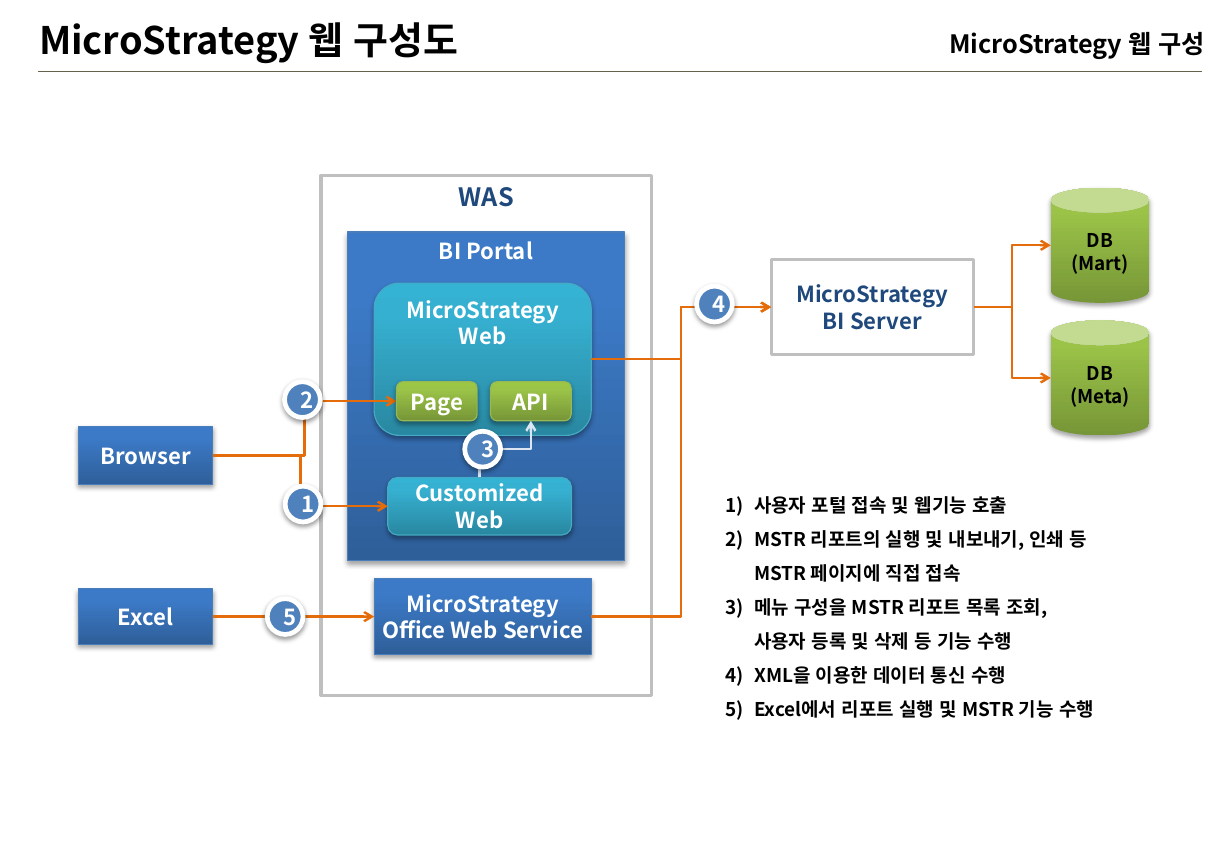
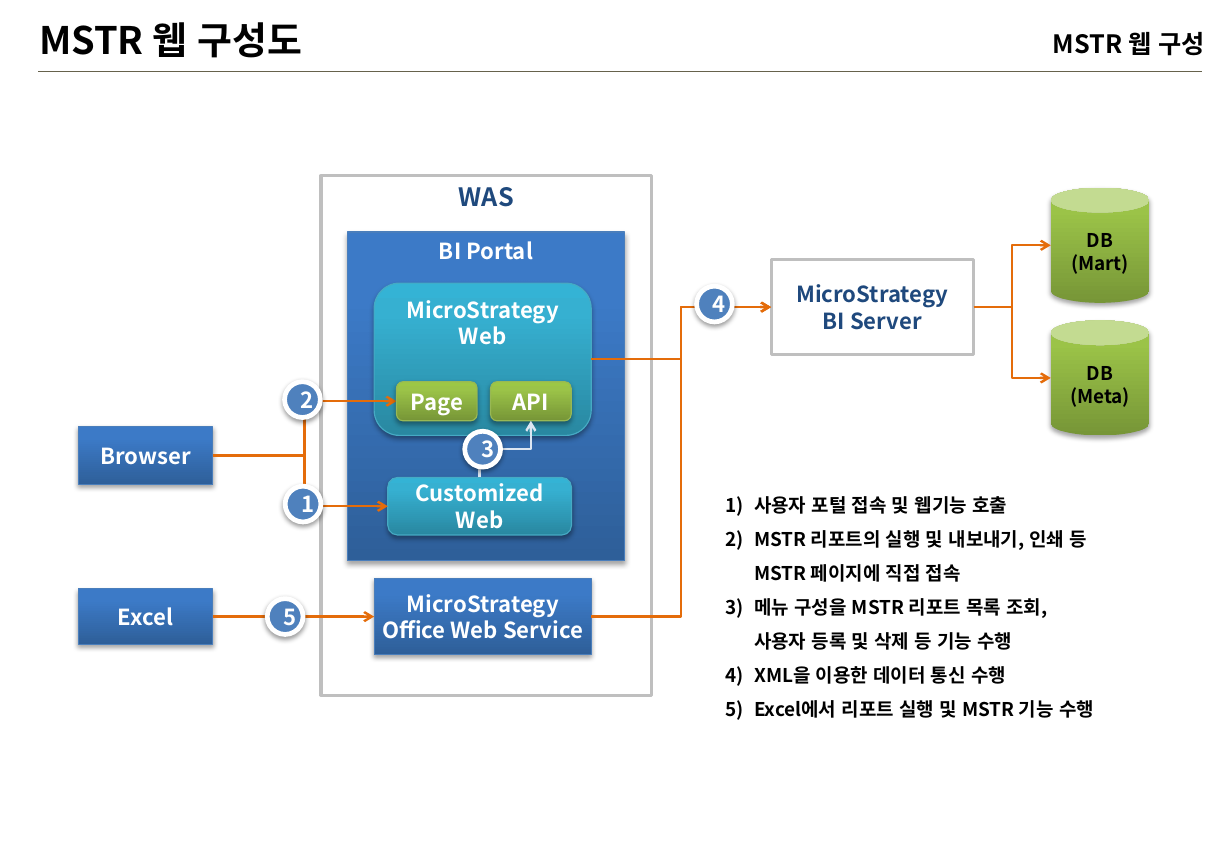
Before and after one commit to iused5/document, a slide deck: slide 7 of MSTR 웹교육/MSTR-웹.pptx. Drawn at 1232x853 pixels with LibreOffice and Linux fonts; fonts in the diff are those of the drawing; background and template pictures are left out. Boxes give left, top, right and bottom in pixels: in the first picture for what was removed or moved away, otherwise in the second. Text is boxed around its words. In the diff, an @@ line names an element or a change of style, - is before the commit and + after.

```diff
--- a/MSTR 웹교육/MSTR-웹.pptx
+++ b/MSTR 웹교육/MSTR-웹.pptx
@@ title at (39,22,303,58): text changed @@
-MicroStrategy 웹 구성도
+MSTR 웹 구성도
@@ text at (1053,32,1204,56): text changed @@
-MicroStrategy 웹 구성
+MSTR 웹 구성
@@ elbow arrow (213, 456) - (388, 506): route changed @@
```
Also in this commit, not shown: 3 other slides changed, 1 slide added.
